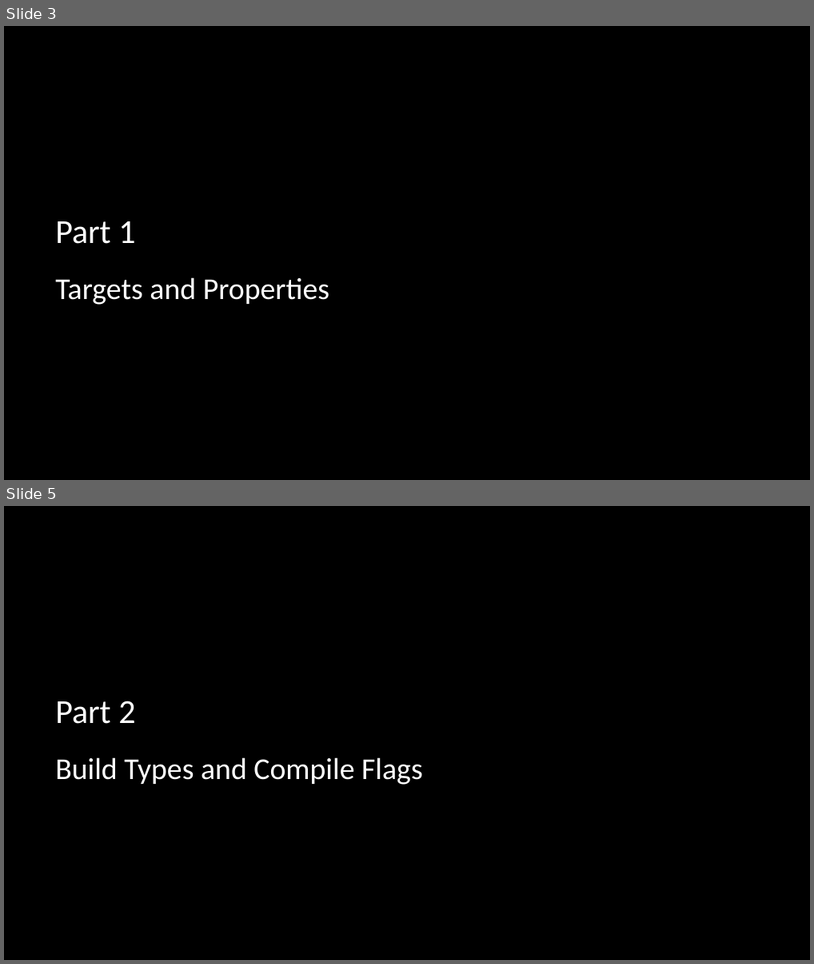
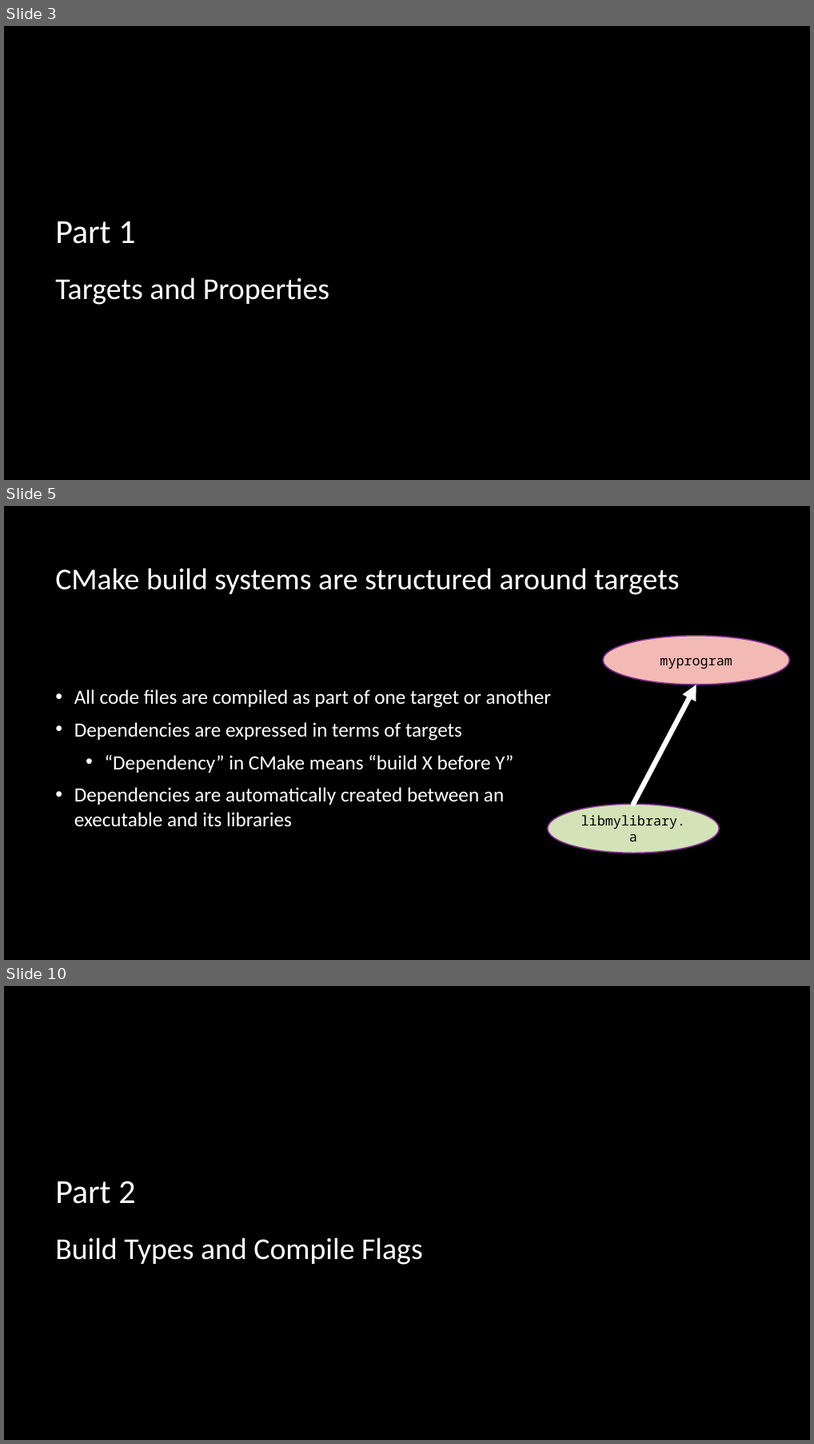
Before and after one commit to multiplemonomials/CMakeTraining, a slide deck: Session 2 - More Advanced CMake.pptx. Shown one above the other, each under a label of ours: slides 3 and 5 before the commit, slides 3, 5 and 10 after it; the slides between them are not shown. The pictures are 814x964 and 814x1444 pixels, drawn with LibreOffice and Linux fonts; fonts in the diff are those of the drawing; background and template pictures are left out. Boxes give left, top, right and bottom in pixels: in the first picture for what was removed or moved away, otherwise in the second. Text is boxed around its words. In the diff, an @@ line names an element or a change of style, - is before the commit and + after.

Commit message:
Start on targets section

```diff
--- a/Session 2 - More Advanced CMake.pptx
+++ b/Session 2 - More Advanced CMake.pptx
@@ slide 5 added at bbox=[4, 506, 810, 960], background picture (left out) @@
@@ title added at bbox=[55, 568, 679, 595], 36 pt, text #FFFFFF @@
+CMake build systems are structured around targets
@@ ellipse added at bbox=[603, 636, 790, 684], fill #F3BAB5, outline #7F2E8F 1.5 pt, 16 pt, text #000000 @@
+myprogram
@@ text added at bbox=[74, 689, 552, 827], 24 pt, text #FFFFFF @@
+• All code files are compiled as part of one target or another
+• Dependencies are expressed in terms of targets
+  • “Dependency” in CMake means “build X before Y”
+• Dependencies are automatically created between an executable and its libraries
@@ arrow added from (634, 804) to (697, 684), #FFFFFF 6 pt @@
@@ ellipse added at bbox=[548, 804, 720, 852], fill #D3E3B7, outline #7F2E8F 1.5 pt, 16 pt, text #000000 @@
+libmylibrary.a
@@ what was slide 5 is now slide 10 @@
```
Also in this commit, not shown: 5 slides changed, 4 other slides added.
